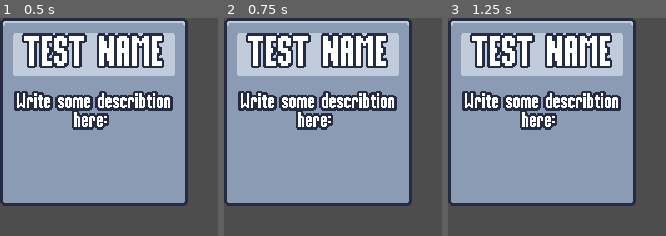
Above: before the commit, frames 1-3 (left to right).
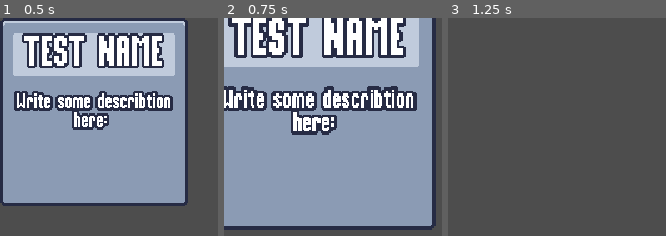
Above: after the commit, the same moments.

Repository: Yrainyw/2D-Survivors
Game: Godot game, scene res://Scenes/UI/ability_upgrade_card.tscn
The game is run twice, just before and just after one commit, with the same random seed, the same clock (stepped at 60 frames per second) and the same inputs. This scene is started directly instead of the project's main scene.
Inputs (mouse positions are in pixels of both pictures, inside the frame that each line leads up to):
- Up to frame 1 (0.5 s): no input
- Up to frame 2 (0.75 s): tap Enter at 0.5 s; move the mouse to (317, 111) at 0.52 s; press the mouse at (317, 111) at 0.53 s; hold D (move_right) from 0.53 s (still down)
- Up to frame 3 (1.25 s): keep holding D (move_right)

Frame 1 is identical in both runs. In frame 2, 47% of the frame differs, in the area x 0-98%, y 0-98%; in frame 3, 74%, in the area x 0-87%, y 0-87%.

Commit message:
Animating the Upgrade Card

Diff:
--- a/Scenes/UI/ability_upgrade_card.gd
+++ b/Scenes/UI/ability_upgrade_card.gd
@@ -5,10 +5,23 @@
 @onready var name_label: Label = $%NameLabel
 @onready var description_label : Label = $%DescriptionLabel
 
+var disabled = false
+
 
 # 监听卡片的输入事件
 func _ready():
 	gui_input.connect(on_gui_input)
+	mouse_entered.connect(on_mouse_entered)
+
+
+func play_in(delay : float = 0):
+	modulate = Color.TRANSPARENT
+	await get_tree().create_timer(delay).timeout
+	$AnimationPlayer.play("in")
+
+
+func play_discard():
+	$AnimationPlayer.play("discard")
 
 
 # 显示升级的名称和说明
@@ -17,7 +30,31 @@
 	description_label.text = upgrade.description
 
 
+func select_card():
+	disabled = true
+	$AnimationPlayer.play("selected")
+
+	for other_card in get_tree().get_nodes_in_group("upgrade_card"):
+		if other_card == self:
+			continue
+
+		other_card.play_discard()
+
+	await $AnimationPlayer.animation_finished
+	selected.emit()
+
+
 # 点击卡片时发出选择信号
 func on_gui_input(event : InputEvent):
+	if disabled:
+		return
+
 	if event.is_action_pressed("left_click"):
-		selected.emit()
+		select_card()
+
+
+func on_mouse_entered():
+	if disabled:
+		return
+
+	$HoverAnimationPlayer.play("hover")
--- a/Scenes/UI/ability_upgrade_card.tscn
+++ b/Scenes/UI/ability_upgrade_card.tscn
@@ -1,13 +1,185 @@
-[gd_scene load_steps=2 format=3 uid="uid://xg137yttp6e"]
+[gd_scene load_steps=10 format=3 uid="uid://xg137yttp6e"]
 
 [ext_resource type="Script" path="res://Scenes/UI/ability_upgrade_card.gd" id="1_bfu4f"]
 
-[node name="AbilityUpgradeCard" type="PanelContainer"]
+[sub_resource type="Animation" id="Animation_n3xlu"]
+resource_name = "in"
+length = 0.4
+step = 0.05
+tracks/0/type = "value"
+tracks/0/imported = false
+tracks/0/enabled = true
+tracks/0/path = NodePath(".:scale")
+tracks/0/interp = 2
+tracks/0/loop_wrap = true
+tracks/0/keys = {
+"times": PackedFloat32Array(0, 0.15, 0.4),
+"transitions": PackedFloat32Array(1, 1, 1),
+"update": 0,
+"values": [Vector2(2.08165e-12, 2.08165e-12), Vector2(1.2, 1.2), Vector2(1, 1)]
+}
+tracks/1/type = "value"
+tracks/1/imported = false
+tracks/1/enabled = true
+tracks/1/path = NodePath(".:modulate")
+tracks/1/interp = 1
+tracks/1/loop_wrap = true
+tracks/1/keys = {
+"times": PackedFloat32Array(0),
+"transitions": PackedFloat32Array(1),
+"update": 0,
+"values": [Color(1, 1, 1, 1)]
+}
+
+[sub_resource type="Animation" id="Animation_n3vqn"]
+length = 0.001
+tracks/0/type = "value"
+tracks/0/imported = false
+tracks/0/enabled = true
+tracks/0/path = NodePath(".:scale")
+tracks/0/interp = 1
+tracks/0/loop_wrap = true
+tracks/0/keys = {
+"times": PackedFloat32Array(0),
+"transitions": PackedFloat32Array(1),
+"update": 0,
+"values": [Vector2(1, 1)]
+}
+tracks/1/type = "value"
+tracks/1/imported = false
+tracks/1/enabled = true
+tracks/1/path = NodePath(".:modulate")
+tracks/1/interp = 1
+tracks/1/loop_wrap = true
+tracks/1/keys = {
+"times": PackedFloat32Array(0),
+"transitions": PackedFloat32Array(1),
+"update": 0,
+"values": [Color(1, 1, 1, 1)]
+}
+tracks/2/type = "value"
+tracks/2/imported = false
+tracks/2/enabled = true
+tracks/2/path = NodePath(".:rotation")
+tracks/2/interp = 1
+tracks/2/loop_wrap = true
+tracks/2/keys = {
+"times": PackedFloat32Array(0),
+"transitions": PackedFloat32Array(1),
+"update": 0,
+"values": [0.0]
+}
+
+[sub_resource type="Animation" id="Animation_ohf7x"]
+resource_name = "selected"
+length = 0.4
+step = 0.05
+tracks/0/type = "value"
+tracks/0/imported = false
+tracks/0/enabled = true
+tracks/0/path = NodePath(".:scale")
+tracks/0/interp = 2
+tracks/0/loop_wrap = true
+tracks/0/keys = {
+"times": PackedFloat32Array(0, 0.05, 0.4),
+"transitions": PackedFloat32Array(1, 2, 1),
+"update": 0,
+"values": [Vector2(1, 1), Vector2(1.2, 1.2), Vector2(2.08165e-12, 2.08165e-12)]
+}
+tracks/1/type = "value"
+tracks/1/imported = false
+tracks/1/enabled = true
+tracks/1/path = NodePath(".:rotation")
+tracks/1/interp = 1
+tracks/1/loop_wrap = true
+tracks/1/keys = {
+"times": PackedFloat32Array(0, 0.05, 0.2, 0.4),
+"transitions": PackedFloat32Array(1, 1, 1, 1),
+"update": 0,
+"values": [0.0, -0.174533, 0.0872665, 0.0]
+}
+
+[sub_resource type="Animation" id="Animation_728fb"]
+resource_name = "discard"
+length = 0.1
+step = 0.05
+tracks/0/type = "value"
+tracks/0/imported = false
+tracks/0/enabled = true
+tracks/0/path = NodePath(".:scale")
+tracks/0/interp = 2
+tracks/0/loop_wrap = true
+tracks/0/keys = {
+"times": PackedFloat32Array(0, 0.1),
+"transitions": PackedFloat32Array(1, 1),
+"update": 0,
+"values": [Vector2(1, 1), Vector2(2.08165e-12, 2.08165e-12)]
+}
+
+[sub_resource type="AnimationLibrary" id="AnimationLibrary_kc3sl"]
+_data = {
+"RESET": SubResource("Animation_n3vqn"),
+"discard": SubResource("Animation_728fb"),
+"in": SubResource("Animation_n3xlu"),
+"selected": SubResource("Animation_ohf7x")
+}
+
+[sub_resource type="Animation" id="Animation_ig705"]
+resource_name = "hover"
+length = 0.2
+step = 0.05
+tracks/0/type = "value"
+tracks/0/imported = false
+tracks/0/enabled = true
+tracks/0/path = NodePath(".:rotation")
+tracks/0/interp = 2
+tracks/0/loop_wrap = true
+tracks/0/keys = {
+"times": PackedFloat32Array(0, 0.05, 0.1, 0.2),
+"transitions": PackedFloat32Array(1, 1, 1, 1),
+"update": 0,
+"values": [0.0, -0.0872665, 0.0872665, 0.0]
+}
+
+[sub_resource type="Animation" id="Animation_nafdp"]
+length = 0.001
+tracks/0/type = "value"
+tracks/0/imported = false
+tracks/0/enabled = true
+tracks/0/path = NodePath(".:rotation")
+tracks/0/interp = 1
+tracks/0/loop_wrap = true
+tracks/0/keys = {
+"times": PackedFloat32Array(0),
+"transitions": PackedFloat32Array(1),
+"update": 0,
+"values": [0.0]
+}
+
+[sub_resource type="AnimationLibrary" id="AnimationLibrary_doumn"]
+_data = {
+"RESET": SubResource("Animation_nafdp"),
+"hover": SubResource("Animation_ig705")
+}
+
+[node name="AbilityUpgradeCard" type="PanelContainer" groups=["upgrade_card"]]
 custom_minimum_size = Vector2(150, 150)
+pivot_offset = Vector2(75, 75)
 script = ExtResource("1_bfu4f")
 
+[node name="AnimationPlayer" type="AnimationPlayer" parent="."]
+libraries = {
+"": SubResource("AnimationLibrary_kc3sl")
+}
+
+[node name="HoverAnimationPlayer" type="AnimationPlayer" parent="."]
+libraries = {
+"": SubResource("AnimationLibrary_doumn")
+}
+
 [node name="MarginContainer" type="MarginContainer" parent="."]
 layout_mode = 2
+mouse_filter = 2
 theme_override_constants/margin_left = 4
 theme_override_constants/margin_top = -3
 theme_override_constants/margin_right = 4
@@ -15,6 +187,7 @@
 
 [node name="VBoxContainer" type="VBoxContainer" parent="MarginContainer"]
 layout_mode = 2
+mouse_filter = 2
 theme_override_constants/separation = 12
 
 [node name="PanelContainer" type="PanelContainer" parent="MarginContainer/VBoxContainer"]
--- a/Scenes/UI/upgrade_screen.gd
+++ b/Scenes/UI/upgrade_screen.gd
@@ -13,12 +13,16 @@
 
 # 根据升级数据创建卡片
 func set_ability_upgrades(upgrades : Array[AbilityUpgrade]):
+	var delay = 0
+
 	for upgrade in upgrades:
 		var card_instance = upgrade_card_scene.instantiate()
 
 		card_container.add_child(card_instance)
 		card_instance.set_ability_upgrade(upgrade)
+		card_instance.play_in(delay)
 		card_instance.selected.connect(on_upgrade_selected.bind(upgrade))
+		delay += .2
 
 
 # 选择升级后恢复游戏并关闭界面
--- a/Scenes/UI/upgrade_screen.tscn
+++ b/Scenes/UI/upgrade_screen.tscn
@@ -20,3 +20,4 @@
 layout_mode = 2
 size_flags_horizontal = 4
 size_flags_vertical = 4
+theme_override_constants/separation = 16
